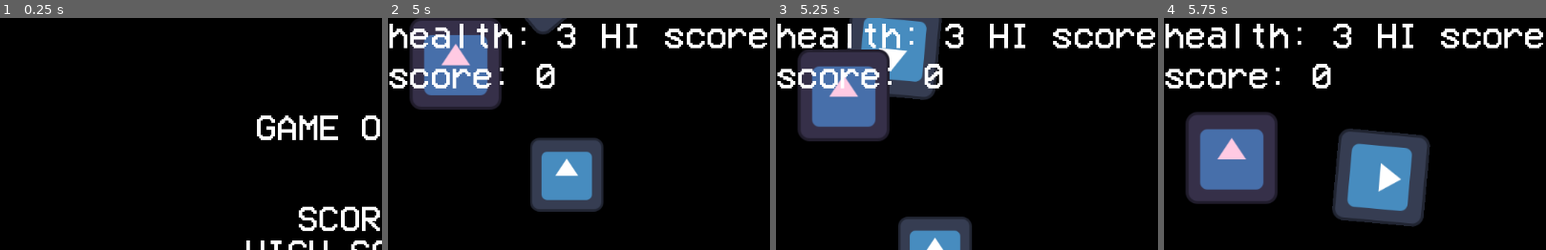
Above: before the commit, frames 1-4 (left to right).
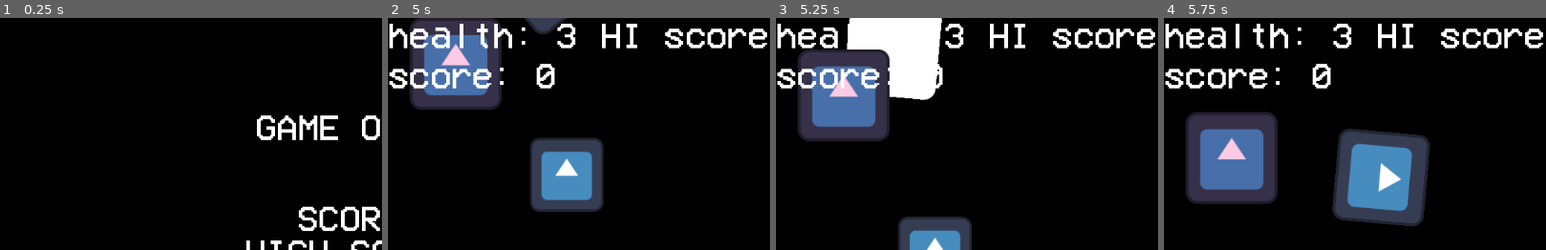
Above: after the commit, the same moments.

Repository: justinsly/shape-space
Game: Godot game, scene res://scenes/screens/arcadegameover.tscn
Two runs of this game, one before a commit and one after it. Both use one fixed random seed, a clock stepped at 60 frames per second and the inputs below. This scene is started directly instead of the project's main scene. The engine's default icon, where the game draws it, is replaced by a stand-in: a white triangle on a blue panel in a dark square.
Inputs:
- Up to frame 1 (0.25 s): no input
- Up to frame 2 (5 s): tap Enter at 0.5 s; hold Right (move_right) 0.53-1.28 s; hold Space (shoot) 0.53-1.28 s; hold Down (move_down) 1.28-2.03 s; tap Space (shoot) at 1.35, 2.85, 4.35 s; hold Right (move_right) 2.03-2.78 s; hold Space (shoot) 2.03-2.78 s; hold Up (move_up) 2.78-3.53 s; hold Space (shoot) 3.53-4.28 s; hold Left (move_left) from 3.53 s (still down)
- Up to frame 3 (5.25 s): release Left (move_left) at 5.03 s; hold Down (move_down) from 5.03 s (still down); hold Space (shoot) from 5.03 s (still down)
- Up to frame 4 (5.75 s): keep holding Down (move_down); keep holding Space (shoot)
The pictures show only the part of the screen within x 0-50%, y 0-50%; the shares and areas given below are measured in that part.

Frames 1-2 are identical in both runs. In frame 3, 5.1% of the frame differs, in the area x 18-44%, y 0-36%; in frame 4, nothing differs.

Commit message:
add a flash when hitting an enemy, fix an error that could occur

Diff:
--- a/scenes/entities/enemies/enemy.gd
+++ b/scenes/entities/enemies/enemy.gd
@@ -15,6 +15,7 @@
 @export var bounce_on_hit: bool ## determines if the enemy should move backward a little bit upon hitting the player
 @export var drop_heal_item_on_death: bool ## determines if the enemy should drop the healing item upon being destroyed
 @export var bounce_on_damage: bool ## determines if the enemy should move backward upon taking damage
+@export var flash_on_damage: bool = true ## determines if the enemy should flash white upon taking damage, neat visual feedback
 @export var boom_speed_mult: float = 1.5 ## the multiplier to apply to the explosion effect's speed
 @export_group("nodes")
 @export var knock_timer: Timer ## the knock timer, that knock timer, the timer used specifically to tell how long should a knockback go, that timer
@@ -36,13 +37,24 @@
 ## emits [signal Enemy.damage_taken] and passes the [code]dmg[/code]
 ## argument to the said signal when called.[br]
 ## intended to be used by other scenes interacting with this enemy
-func take_damage(dmg: int = 1, override_damage_bounce = bounce_on_damage):
+func take_damage(dmg: int = 1, override_damage_flash = flash_on_damage, override_damage_bounce = bounce_on_damage):
 	var oldhealth = health
 	health -= dmg
 	if override_damage_bounce:
 		take_knockback()
 	damage_taken.emit(dmg, oldhealth)
+	if override_damage_flash:
+		flash()
 
+func flash(duration: float = 0.1):
+	if not is_inside_tree():
+		print("cant flash when im not in a tree!!!")
+		return
+	var ogcolors := modulate
+	modulate = Color(10, 10, 10)
+	await get_tree().create_timer(duration).timeout
+	modulate = ogcolors
+	print("flash")
 
 ## activates [member Enemy.knock_timer] and causes the enemy to go backward for the duration of the timer every 0.01 * [param delta] seconds if [member Enemy.bounce_on_hit] is true (the distance per step in pixels depends on [param pixels_per_step] * delta)[br]
 ## [br][b]note:[/b] [param delta] is only calculated once when this function is called, but i dont think that should be a problem[br]
--- a/scenes/entities/enemies/enemySpinner/enemy_spinner.gd
+++ b/scenes/entities/enemies/enemySpinner/enemy_spinner.gd
@@ -43,9 +43,10 @@
 	else:
 		while spinning:
 			var delta = get_process_delta_time()
-			if get_tree().is_paused():
-				await get_tree().create_timer(delta).timeout
-				continue
+			if is_inside_tree():
+				if get_tree().is_paused():
+					await get_tree().create_timer(delta).timeout
+					continue
 			var movedir = Vector2.UP.rotated(rotation) * speed
 			rotation += PI * delta
 			position += movedir * delta
--- a/scenes/entities/projectiles/playerbullet/bullet.gd
+++ b/scenes/entities/projectiles/playerbullet/bullet.gd
@@ -5,13 +5,11 @@
 func _process(delta):
 	position.y -= speed * delta
 
-
 func _on_visible_on_screen_notifier_2d_screen_exited():
 	queue_free()
 
 
-# TODO: change up this code to account for possible future enemies with extra health and enemies that doesnt explode on the spot
 func _on_area_entered(area):
 	if area.is_in_group("enemy"):
-		area.take_damage(1)
+		area.take_damage(1, true)
 		queue_free()
